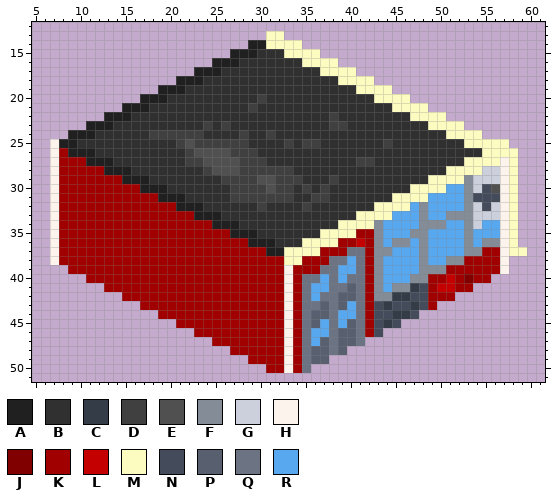
Two versions of one pixel-art sprite, industries/school/6.png. Above: the version before the commit.
The file is 64x60 pixels. Shown: x 5..61, y 12..51.
Palette (. is transparent): A #202020  B #303030  C #343c48  D #404040  E #505050  F #848c98  G #ccd0dc  H #fcf4ec  J #800000  K #a00000  L #c40000  M #fcfcc0  N #444c5c  P #586070  Q #6c7484  R #58a8f0
New version:
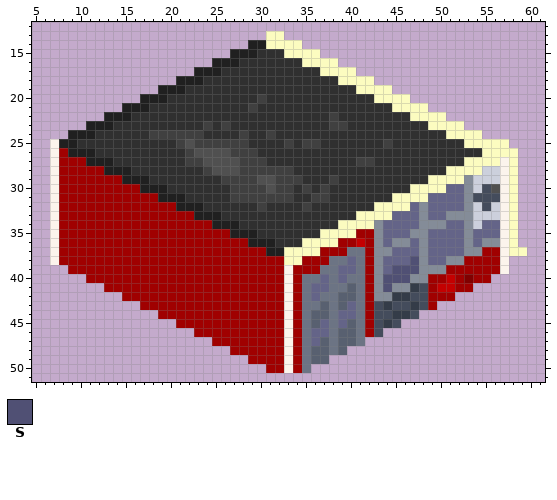
Colours new in this view: S #505074
The edit:
@@ palette @@
-R #58a8f0
+R #646488
@@ x 42..49 @@
 37 KFFRRRFR
-38 KFRRRRFR
-39 KFRRRRFF
-40 KFRRRFFK
-41 KFRFFCNK
+38 KFRRRSFR
+39 KFRSSSFF
+40 KFSSSFFK
+41 KFSFFCNK
 42 KFFCCNNK
